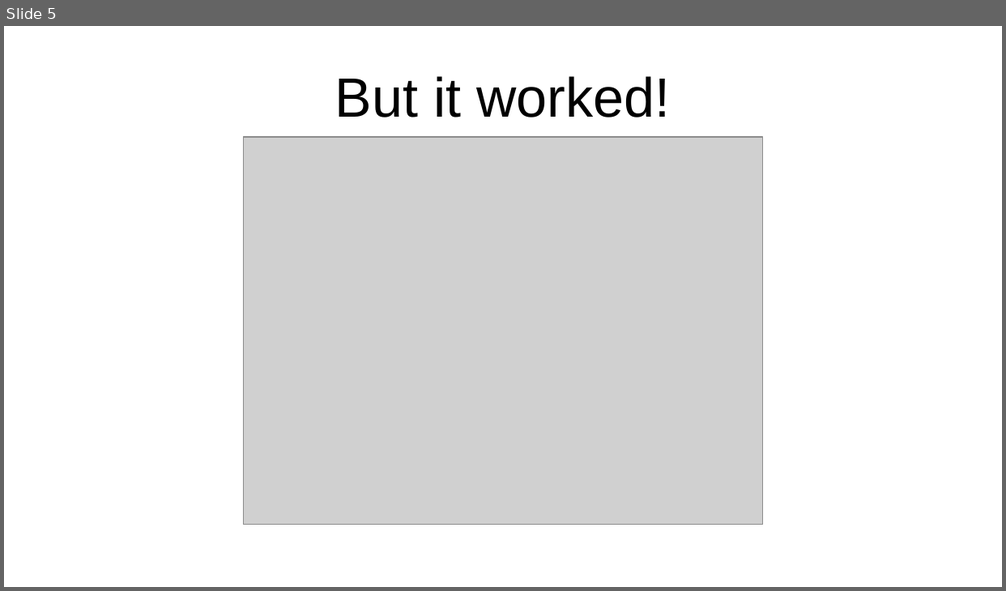
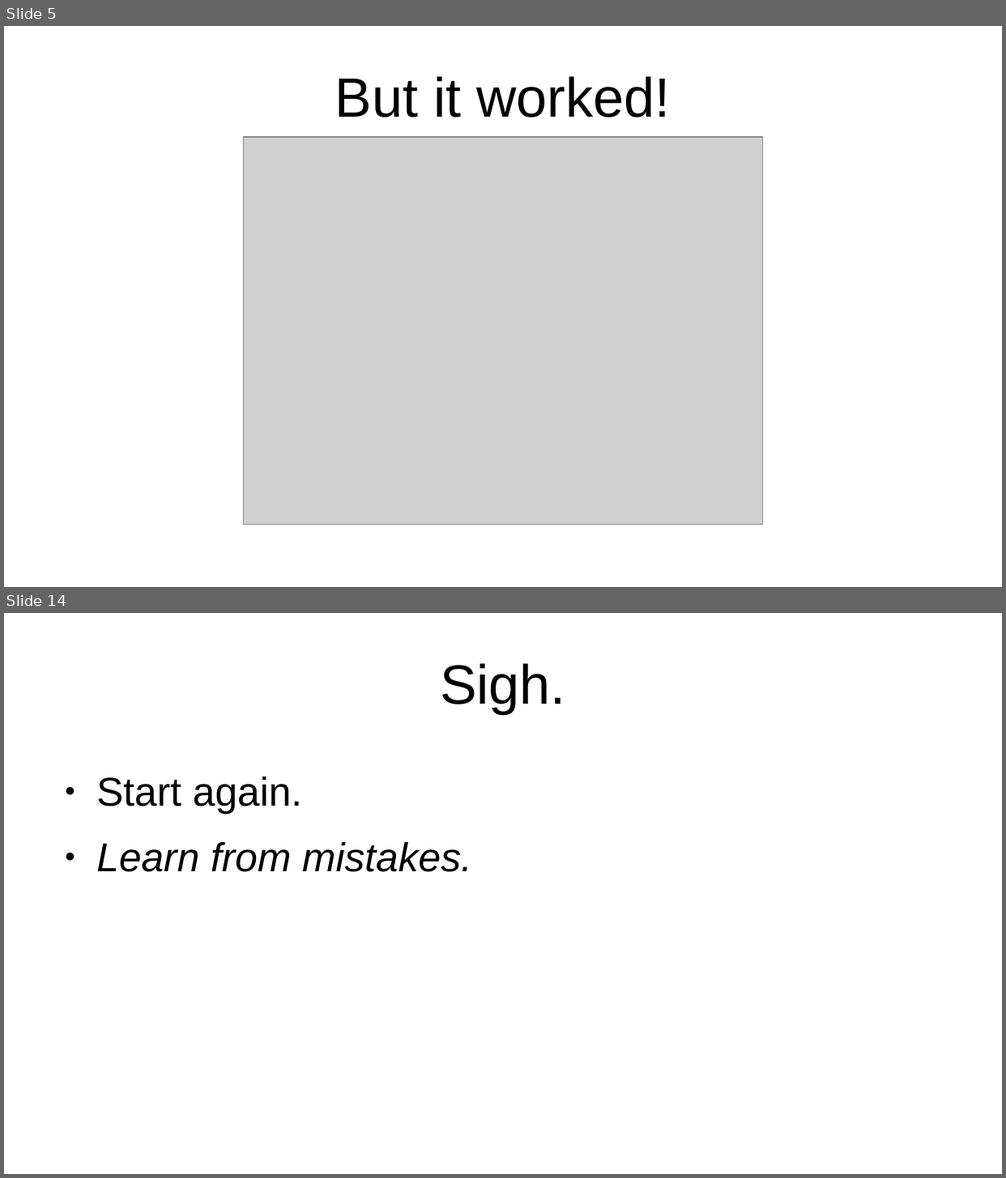
Before and after one commit to projectEndings/Endings, a slide deck: presentations/dhsi2019/how_we_finished_a_project.odp. Shown one above the other, each under a label of ours: slide 5 before the commit, slides 5 and 14 after it; the slides between them are not shown. The pictures are 1006x591 and 1006x1178 pixels, drawn with LibreOffice and Linux fonts; fonts in the diff are those of the drawing; grey boxes stand for pictures; background and template pictures are left out. Boxes give left, top, right and bottom in pixels: in the first picture for what was removed or moved away, otherwise in the second. Text is boxed around its words. In the diff, an @@ line names an element or a change of style, - is before the commit and + after.

```diff
--- a/presentations/dhsi2019/how_we_finished_a_project.odp
+++ b/presentations/dhsi2019/how_we_finished_a_project.odp
@@ slide 14 added at <box>4,613,1002,1174</box>, background #FFFFFF @@
@@ title added at <box>440,663,565,714</box>, 44 pt, text #000000 @@
+Sigh.
@@ text added at <box>96,777,472,872</box>, 32 pt, text #000000, italic @@
+● Start again.
+● Learn from mistakes.
```
Also in this commit, not shown: 11 other slides added, 1 slide removed, 5 other files.
